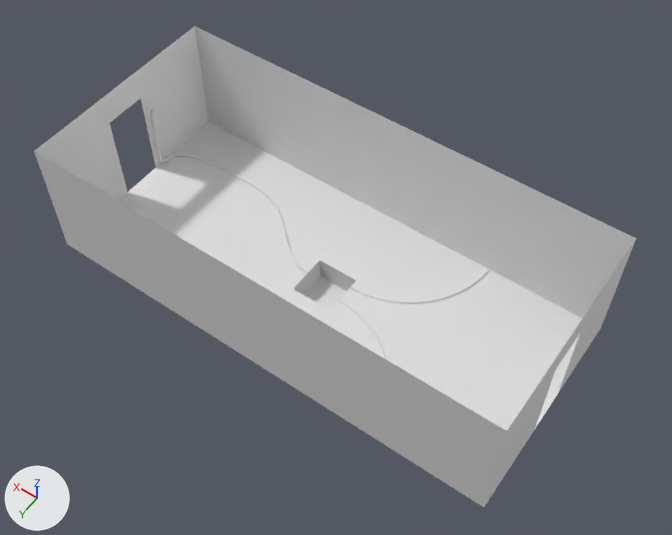
A saved change to the Blender file UnityProject/Assets/Models/IntroLevel.blend.
Both versions are drawn from a 50 mm camera at (-12.37, 12.44, 27.59) aimed at (-0.56, -4.09, 1.61). Lighting does not change. The marker at lower left points along +X, +Y and +Z.
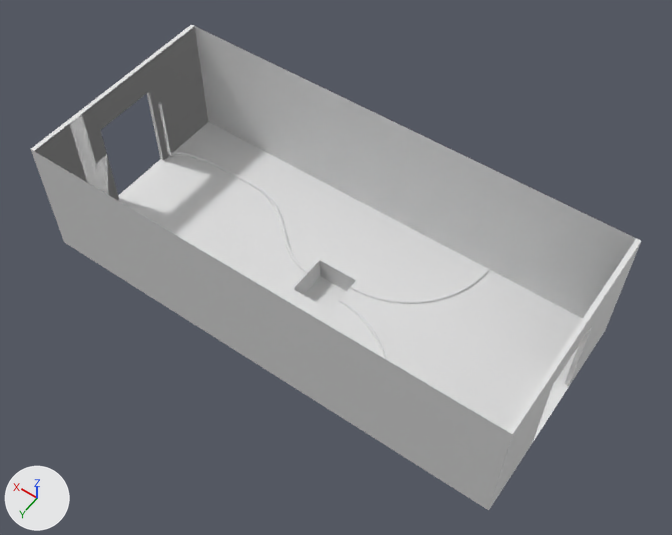
The change, as a diff of the scene's bpy script:
```diff
--- a/UnityProject/Assets/Models/IntroLevel.blend.py
+++ b/UnityProject/Assets/Models/IntroLevel.blend.py
@@ me_plane @@
 # used by ob_plane; location = (0.88, -5.07, -0.02); scale = (4.0, 1.0, 1.0)
-me_plane.from_pydata(...)  # 117 vertices, 91 faces; spans x -2.5..2.08, y -3.33..5.0, z -1.0..5.0
+me_plane.from_pydata(...)  # 183 vertices, 147 faces; spans x -2.54..2.13, y -3.33..5.0, z -1.0..5.0
+# me_plane part 1: a new loose piece, a box spanning x 2.083..2.125, y -0.475..2.142, z 3.75..5.0
+# me_plane part 2: a new loose piece, a box spanning x -2.544..-2.5, y -0.475..2.142, z 3.75..5.0
+# me_plane part 3: a new loose piece of 26 vertices spanning x 2.08..2.13, y -3.33..5.0, z 0.0..5.0
+# me_plane part 4: a new loose piece of 24 vertices spanning x -2.54..-2.5, y -3.33..5.0, z 0.0..5.0
+# me_plane part 5: 8 vertices moved from x -2.5, y 0.0..1.67, z 0.0..5.0 to x -2.5, y -0.48..2.14, z 0.0..5.0
+# me_plane part 6: 8 vertices moved from x 2.08, y 0.0..1.67, z 0.0..5.0 to x 2.08, y -0.48..2.14, z 0.0..5.0
```

What differs and where, as boxes (x1, y1, x2, y2) in the pictures (672 x 535 px; the box of a moved part takes in the faces that stretch with it):
'Plane', reshaped: before (34, 26, 636, 507); after (31, 25, 641, 510)
part 1 of me_plane, added: after (91, 64, 149, 130)
part 2 of me_plane, added: after (554, 298, 601, 382)
part 3 of me_plane, added: after (31, 25, 209, 244)
part 4 of me_plane, added: after (484, 238, 641, 510)
part 5 of me_plane, moved or reshaped: before (482, 274, 613, 467); after (482, 337, 574, 431)
part 6 of me_plane, moved or reshaped: before (69, 49, 213, 219); after (118, 144, 213, 219)
